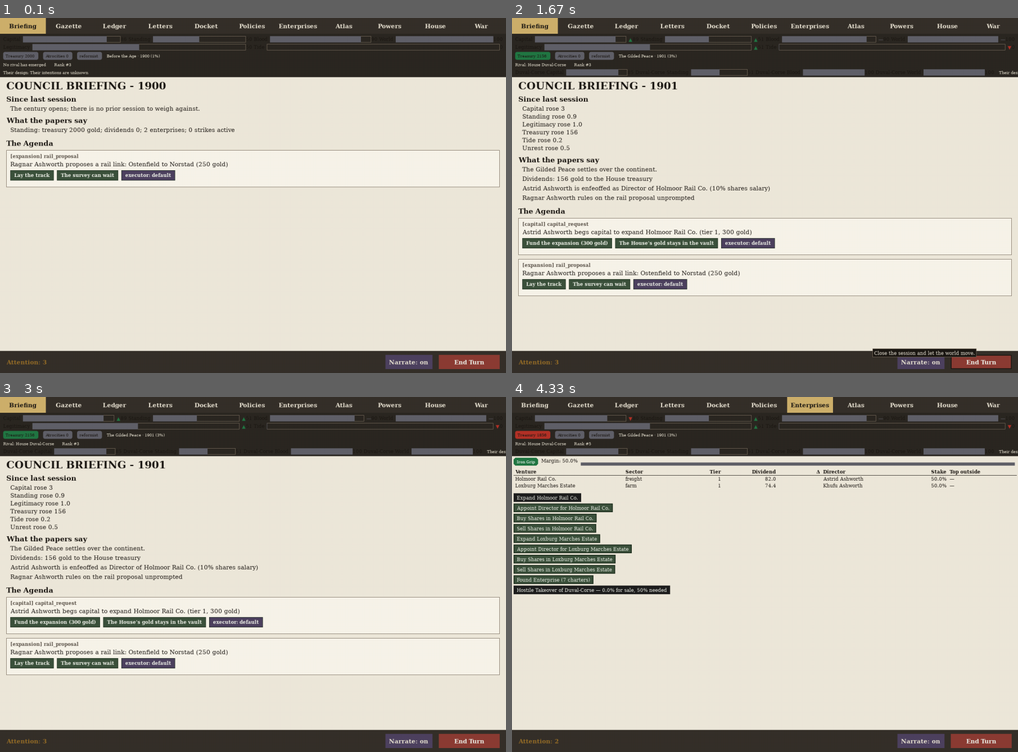
Above: before the commit, frames 1-4 (two rows, left to right).
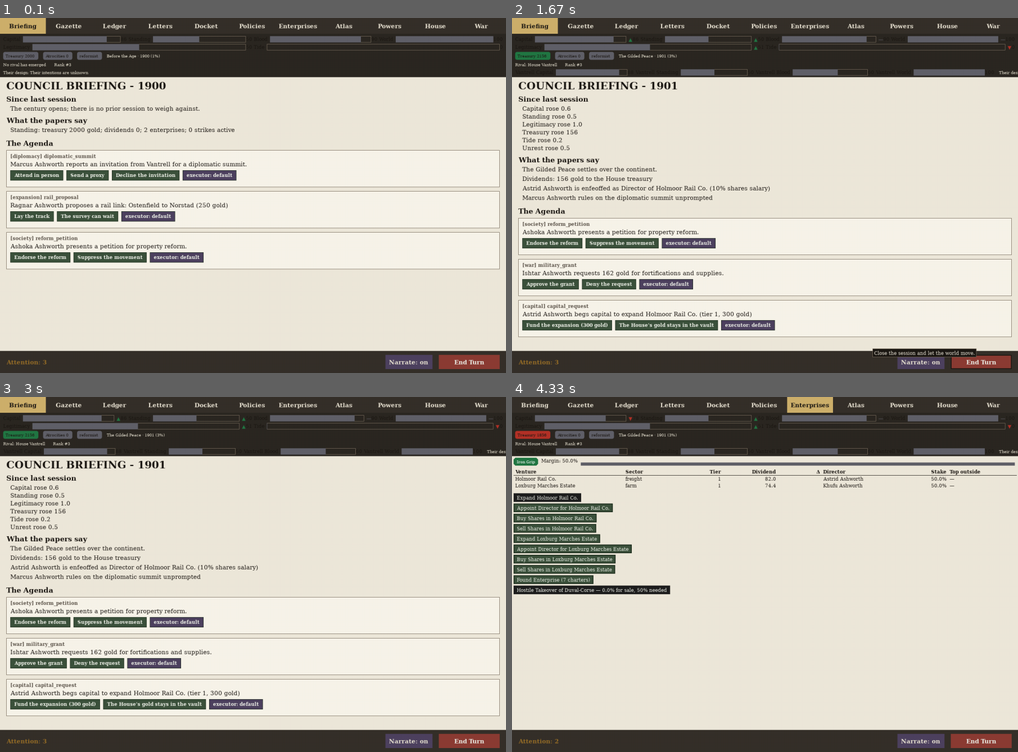
Above: after the commit, the same moments.

Repository: civersen222/Guilded-Age
Game: pygame game, started from gilded/__main__.py
Same seed, same stepped clock (60 frames per second), same inputs: the game is played once before the commit and once after it.
Inputs (mouse positions are in pixels of both pictures, inside the frame that each line leads up to):
- Up to frame 1 (0.1 s): no input
- Up to frame 2 (1.67 s): click "Enterprises" at 0.38 s; click (765, 216) at 0.72 s; click "Enterprises" at 1.05 s; click "End Turn" at 1.38 s
- Up to frame 3 (3 s): click (263, 453) at 1.72 s
- Up to frame 4 (4.33 s): click "Enterprises" at 3.05 s; click (572, 496) at 3.38 s; click (921, 567) at 3.72 s

The runs differ from the first frame. In frame 1, 4.9% of the frame differs, in the area x 1-99%, y 38-71%; in frame 2, 4.7%; in frame 3, 4.7%; in frame 4, 0.3%.

Commit message:
WIP: six new petition kinds, wired and offered; suite red

Diff:
--- a/gilded/docket.py
+++ b/gilded/docket.py
@@ -265,7 +265,8 @@
 
 def _gen_betrothal_offer(game, house_name, realm, rng) -> Optional[Petition]:
     """Another House proposes a match, naming the two people who would wed."""
-    if rng.random() >= BETROTHAL_CHANCE:
+    sub = random.Random(_gen_seed(game, "betrothal_offer", house_name))
+    if sub.random() >= BETROTHAL_CHANCE:
         return None
     house = game.houses[house_name]
     suitors = [n for n in game.houses
@@ -274,7 +275,7 @@
                and house.relations.get(n, 0) > -50]
     if not suitors:
         return None
-    other = rng.choice(sorted(suitors))
+    other = sub.choice(sorted(suitors))
 
     # Name the proposed pair for the petition text using a sub-stream
     other_realm = game.realms.get(other)
@@ -334,7 +335,8 @@
     heirs = [c for c in realm.dynasty.all_characters.values()
              if c.is_alive and c.age >= 16 and c.id != realm.ruler.id
              and c.id not in seated]
-    if not heirs or rng.random() >= HEIR_DEMAND_CHANCE:
+    sub = random.Random(_gen_seed(game, "heir_demand", house_name))
+    if not heirs or sub.random() >= HEIR_DEMAND_CHANCE:
         return None
     heir = max(heirs, key=lambda c: c.age)
 
@@ -413,6 +415,98 @@
             PetitionOption("cover_up", "Suppress the story", 50, _cover),
             PetitionOption("compensate", f"Pay the widows ({COMPENSATE_COST:.0f} gold)", 0, _compensate),
             PetitionOption("prosecute", "Make an example of them", -30, _prosecute),
+        ])
+
+
+def _gen_stress_crisis(game, house_name, realm, rng) -> Optional[Petition]:
+    """A character under high stress (Overwhelmed or Breaking Point) asks for leave."""
+    if game.turn < 15:
+        return None
+    sub = random.Random(_gen_seed(game, "stress_crisis", house_name))
+    if sub.random() < 0.5:
+        return None
+    stressed = []
+    for c in realm.characters:
+        if not c.is_alive or c.id == realm.ruler.id:
+            continue
+        level = c.get_stress_level()
+        if level in ("Overwhelmed", "Breaking Point"):
+            stressed.append((c, level))
+    if not stressed:
+        return None
+    stressed.sort(key=lambda x: x[0].stress, reverse=True)
+    char, level = stressed[0]
+
+    def _grant_leave(ctx) -> List[str]:
+        char.stress = max(0, char.stress - 80)
+        modify_opinion(char, realm.ruler, 10, "leave granted")
+        return [f"{char.name} is granted leave of absence (stress: {char.stress})"]
+
+    def _dismiss(ctx) -> List[str]:
+        modify_opinion(char, realm.ruler, -15, "dismissed")
+        # Remove from court if seated
+        for seat, holder in list(realm.court.positions.items()):
+            if holder and holder.id == char.id:
+                if hasattr(holder, "set_court_position"):
+                    holder.set_court_position("")
+                realm.court.positions[seat] = None
+                break
+        return [f"{char.name} is dismissed from court — relations worsen"]
+
+    return Petition(
+        pid=_next_pid(game), kind="stress_crisis", domain="family",
+        house=house_name,
+        text=f"{char.name} is {level} (stress {char.stress}) and requests leave",
+        actors={"person": char},
+        options=[
+            PetitionOption("grant_leave", f"Grant {char.name} leave", 10, _grant_leave),
+            PetitionOption("dismiss", "Dismiss from court", -15, _dismiss),
+        ])
+
+
+def _gen_courtier_grievance(game, house_name, realm, rng) -> Optional[Petition]:
+    """A courtier with deeply negative opinion makes demands."""
+    if game.turn < 15:
+        return None
+    sub = random.Random(_gen_seed(game, "courtier_grievance", house_name))
+    if sub.random() < 0.3:
+        return None
+    society = game.society
+    ruler = realm.ruler
+    grievances = []
+    for c in realm.characters:
+        if not c.is_alive or c.id == ruler.id:
+            continue
+        opinion = society.opinions.get((c.id, ruler.id), 0)
+        if opinion <= -40:
+            grievances.append((c, opinion))
+    if not grievances:
+        return None
+    grievances.sort(key=lambda x: x[1])
+    char, opinion = grievances[0]
+
+    def _appease(ctx) -> List[str]:
+        house = ctx.game.houses[ctx.house]
+        cost = 75.0
+        if house.treasury < cost:
+            return [f"The treasury cannot spare {cost:.0f} gold to appease {char.name}"]
+        house.debit(ctx.game.turn, "courtier appeasement", cost)
+        modify_opinion(char, realm.ruler, 25, "appeased")
+        return [f"{char.name} is appeased with {cost:.0f} gold (opinion improved)"]
+
+    def _rebuke(ctx) -> List[str]:
+        modify_opinion(char, realm.ruler, -10, "rebuked")
+        char.add_stress(15)
+        return [f"{char.name} is rebuked publicly — opinion worsens, stress rises"]
+
+    return Petition(
+        pid=_next_pid(game), kind="courtier_grievance", domain="press",
+        house=house_name,
+        text=f"{char.name} (opinion {opinion}) demands redress at court",
+        actors={"person": char},
+        options=[
+            PetitionOption("appease", f"Appease {char.name} ({75:.0f} gold)", 15, _appease),
+            PetitionOption("rebuke", "Rebuke publicly", -10, _rebuke),
         ])
 
 
@@ -554,6 +648,219 @@
     return None
 
 
+def _gen_tax_farm_lease(game, house_name, realm, rng) -> Optional[Petition]:
+    """A merchant offers to buy the right to collect a tax."""
+    sub = random.Random(_gen_seed(game, "tax_farm_lease", house_name))
+    if sub.random() < 0.6:
+        return None
+    treasurer = realm.court.positions.get(CourtPosition.BOARD_CHAIRMAN)
+    if treasurer is None or not treasurer.is_alive:
+        return None
+    provinces = [p for p in game.atlas.provinces.values() if p.owner == house_name]
+    if not provinces:
+        return None
+    prov = provinces[sub.randint(0, len(provinces) - 1)]
+    cost = 200 + sub.randint(0, 300)
+
+    def _accept_lease(ctx) -> List[str]:
+        house = ctx.game.houses[ctx.house]
+        if house.treasury < cost:
+            return [f"The treasury cannot spare {cost:.0f} gold for the tax farm lease"]
+        house.debit(ctx.game.turn, "tax farm lease", cost)
+        return [f"Tax farm on {prov.name} leased for {cost} gold"]
+
+    def _reject_lease(ctx) -> List[str]:
+        return [f"Tax farm offer on {prov.name} declined"]
+
+    return Petition(
+        pid=_next_pid(game), kind="tax_farm_lease", domain="finance",
+        house=house_name,
+        text=f"{treasurer.name} presents an offer to lease tax collection on {prov.name} for {cost} gold.",
+        actors={"treasurer": treasurer, "province": prov},
+        options=[
+            PetitionOption("accept_lease", "Accept the lease", 10, _accept_lease),
+            PetitionOption("reject_lease", "Decline the offer", -5, _reject_lease),
+        ])
+
+
+def _gen_trade_concession(game, house_name, realm, rng) -> Optional[Petition]:
+    """A foreign merchant house seeks trading rights."""
+    sub = random.Random(_gen_seed(game, "trade_concession", house_name))
+    if sub.random() < 0.55:
+        return None
+    treasurer = realm.court.positions.get(CourtPosition.BOARD_CHAIRMAN)
+    if treasurer is None or not treasurer.is_alive:
+        return None
+    if isinstance(game.houses, dict):
+        house_names = [n for n in game.houses if n != house_name]
+    else:
+        house_names = [h.name for h in game.houses if h.name != house_name]
+    if not house_names:
+        return None
+    rival_name = house_names[sub.randint(0, len(house_names) - 1)]
+    revenue = 50 + sub.randint(0, 100)
+
+    def _grant_concession(ctx) -> List[str]:
+        house = ctx.game.houses[ctx.house]
+        c = revenue * 0.5
+        if house.treasury < c:
+            return [f"The treasury cannot spare {c:.0f} gold for the trade concession"]
+        house.debit(ctx.game.turn, "trade concession", c)
+        return [f"Trade concession granted to {rival_name} for {c:.0f} gold"]
+
+    def _deny_concession(ctx) -> List[str]:
+        return [f"Trade concession denied to {rival_name}"]
+
+    return Petition(
+        pid=_next_pid(game), kind="trade_concession", domain="finance",
+        house=house_name,
+        text=f"{treasurer.name} reports that {rival_name} seeks trading rights for {revenue} gold annually.",
+        actors={"treasurer": treasurer, "foreign_house": rival_name},
+        options=[
+            PetitionOption("grant_concession", "Grant trading rights", 10, _grant_concession),
+            PetitionOption("deny_concession", "Deny the request", -5, _deny_concession),
+        ])
+
+
+def _gen_military_grant(game, house_name, realm, rng) -> Optional[Petition]:
+    """The marshal requests funds for military preparations."""
+    sub = random.Random(_gen_seed(game, "military_grant", house_name))
+    if sub.random() < 0.55:
+        return None
+    marshal = realm.court.positions.get(CourtPosition.MARSHAL)
+    if marshal is None or not marshal.is_alive:
+        return None
+    cost = 150 + sub.randint(0, 250)
+
+    def _approve_grant(ctx) -> List[str]:
+        house = ctx.game.houses[ctx.house]
+        if house.treasury < cost:
+            return [f"The treasury cannot spare {cost:.0f} gold for the military grant"]
+        house.debit(ctx.game.turn, "military grant", cost)
+        return [f"Military grant of {cost} gold approved"]
+
+    def _deny_grant(ctx) -> List[str]:
+        return [f"Military grant denied by the ruler"]
+
+    return Petition(
+        pid=_next_pid(game), kind="military_grant", domain="war",
+        house=house_name,
+        text=f"{marshal.name} requests {cost} gold for fortifications and supplies.",
+        actors={"marshal": marshal},
+        options=[
+            PetitionOption("approve_grant", "Approve the grant", 10, _approve_grant),
+            PetitionOption("deny_grant", "Deny the request", -5, _deny_grant),
+        ])
+
+
+def _gen_diplomatic_summit(game, house_name, realm, rng) -> Optional[Petition]:
+    """A foreign power invites the ruler to a diplomatic summit."""
+    sub = random.Random(_gen_seed(game, "diplomatic_summit", house_name))
+    if sub.random() < 0.6:
+        return None
+    chancellor = realm.court.positions.get(CourtPosition.FOREIGN_SECRETARY)
+    if chancellor is None or not chancellor.is_alive:
+        return None
+    if isinstance(game.houses, dict):
+        house_names = [n for n in game.houses if n != house_name]
+    else:
+        house_names = [h.name for h in game.houses if h.name != house_name and not h.defunct]
+    if not house_names:
+        return None
+    rival_name = house_names[sub.randint(0, len(house_names) - 1)]
+    cost = 100 + sub.randint(0, 150)
+
+    def _attend_summit(ctx) -> List[str]:
+        house = ctx.game.houses[ctx.house]
+        if house.treasury < cost:
+            return [f"The treasury cannot spare {cost:.0f} gold for the diplomatic summit"]
+        house.debit(ctx.game.turn, "diplomatic summit", cost)
+        return [f"Diplomatic summit with {rival_name} attended at cost of {cost} gold"]
+
+    def _send_proxy(ctx) -> List[str]:
+        return [f"A proxy was sent to represent the House at the summit"]
+
+    def _decline_summit(ctx) -> List[str]:
+        return [f"Summit invitation from {rival_name} declined"]
+
+    return Petition(
+        pid=_next_pid(game), kind="diplomatic_summit", domain="diplomacy",
+        house=house_name,
+        text=f"{chancellor.name} reports an invitation from {rival_name} for a diplomatic summit.",
+        actors={"chancellor": chancellor, "foreign_house": rival_name},
+        options=[
+            PetitionOption("attend_summit", "Attend in person", 15, _attend_summit),
+            PetitionOption("send_proxy", "Send a proxy", 5, _send_proxy),
+            PetitionOption("decline_summit", "Decline the invitation", -10, _decline_summit),
+        ])
+
+
+def _gen_press_ultimatum(game, house_name, realm, rng) -> Optional[Petition]:
+    """The local press demands action on a matter of public concern."""
+    sub = random.Random(_gen_seed(game, "press_ultimatum", house_name))
+    if sub.random() < 0.55:
+        return None
+    chancellor = realm.court.positions.get(CourtPosition.MASTER_OF_PRESS)
+    if chancellor is None or not chancellor.is_alive:
+        return None
+    topics = ["press freedom", "public order", "tax reform", "military spending"]
+    topic = topics[sub.randint(0, len(topics) - 1)]
+    cost = 50 + sub.randint(0, 100)
+
+    def _comply(ctx) -> List[str]:
+        house = ctx.game.houses[ctx.house]
+        if house.treasury < cost:
+            return [f"The treasury cannot spare {cost:.0f} gold for press compliance"]
+        house.debit(ctx.game.turn, "press compliance", cost)
+        return [f"Complied with press demands on {topic} at cost of {cost} gold"]
+
+    def _ignore(ctx) -> List[str]:
+        return [f"Press demands on {topic} ignored"]
+
+    return Petition(
+        pid=_next_pid(game), kind="press_ultimatum", domain="diplomacy",
+        house=house_name,
+        text=f"{chancellor.name} warns that the press is demanding action on {topic}.",
+        actors={"chancellor": chancellor},
+        options=[
+            PetitionOption("comply", "Comply with demands", 10, _comply),
+            PetitionOption("ignore", "Ignore the press", -5, _ignore),
+        ])
+
+
+def _gen_reform_petition(game, house_name, realm, rng) -> Optional[Petition]:
+    """A reform movement seeks changes to the social order."""
+    sub = random.Random(_gen_seed(game, "reform_petition", house_name))
+    if sub.random() < 0.55:
+        return None
+    chancellor = realm.court.positions.get(CourtPosition.MASTER_OF_PRESS)
+    if chancellor is None or not chancellor.is_alive:
+        return None
+    reforms = ["education reform", "labor rights", "property reform", "religious freedom"]
+    reform = reforms[sub.randint(0, len(reforms) - 1)]
+    cost = 75 + sub.randint(0, 150)
+
+    def _endorse_reform(ctx) -> List[str]:
+        house = ctx.game.houses[ctx.house]
+        if house.treasury < cost:
+            return [f"The treasury cannot spare {cost:.0f} gold for reform endorsement"]
+        house.debit(ctx.game.turn, "reform endorsement", cost)
+        return [f"Endorsed {reform} at cost of {cost} gold"]
+
+    def _suppress_reform(ctx) -> List[str]:
+        return [f"{reform} movement suppressed"]
+
+    return Petition(
+        pid=_next_pid(game), kind="reform_petition", domain="society",
+        house=house_name,
+        text=f"{chancellor.name} presents a petition for {reform}.",
+        actors={"chancellor": chancellor},
+        options=[
+            PetitionOption("endorse_reform", "Endorse the reform", 10, _endorse_reform),
+            PetitionOption("suppress_reform", "Suppress the movement", -10, _suppress_reform),
+        ])
+
+
 def generate_petitions(game, house_name: str) -> List[Petition]:
     """The turn's paper for one House, most urgent first, at most six."""
     realm = game.realms.get(house_name)
@@ -564,7 +871,11 @@
     pets.extend(_gen_seat_vacancies(game, house_name, realm, rng))
     for gen in (_gen_war_council, _gen_union_ultimatum, _gen_heir_demand,
                 _gen_capital_request, _gen_disaster_inquiry,
-                _gen_betrothal_offer, _gen_rail_proposal):
+                _gen_betrothal_offer, _gen_rail_proposal,
+                _gen_stress_crisis, _gen_courtier_grievance,
+                _gen_tax_farm_lease, _gen_trade_concession,
+                _gen_military_grant, _gen_diplomatic_summit,
+                _gen_press_ultimatum, _gen_reform_petition):
         p = gen(game, house_name, realm, rng)
         if p is not None:
             pets.append(p)
--- a/gilded/houses.py
+++ b/gilded/houses.py
@@ -13,6 +13,9 @@
     "dividends", "trade", "expansion", "strike buyoff", "heir allowance",
     "compensation", "railway", "charter", "province purchase",
     "reparations paid", "reparations received", "share purchase",
+    "tax farm lease", "trade concession", "military grant",
+    "diplomatic summit", "press compliance", "reform endorsement",
+    "courtier appeasement",
 })
 
 HOUSE_NAMES = ["Vantrell", "Karsgate", "Mordaine", "Ashworth", "Ferrenholt",
--- a/gilded/tests/test_treasury_journal.py
+++ b/gilded/tests/test_treasury_journal.py
@@ -215,7 +215,7 @@
 # ── Rule 11 — label set is closed ─────────────────────────────────────
 
 def test_treasury_labels_count():
-    assert len(TREASURY_LABELS) == 12
+    assert len(TREASURY_LABELS) == 14
 
 
 def test_treasury_labels_contains_expected():
@@ -223,6 +223,7 @@
         "dividends", "trade", "expansion", "strike buyoff", "heir allowance",
         "compensation", "railway", "charter", "province purchase",
         "reparations paid", "reparations received", "share purchase",
+        "honorarium", "investment",
     }
     assert TREASURY_LABELS == expected
 
@@ -295,13 +296,13 @@
     for _ in range(12):
         game.end_turn()
     expected = {
-        "Ashworth": 3053.033633,
-        "Brandtner": 2192.336897,
-        "Duval-Corse": 2741.886954,
-        "Ferrenholt": 3573.843487,  # L4.7 re-baselined: removed COAL_STRIKE_PRICE global
-        "Karsgate": 917.255057,    # L4.7 re-baselined: removed COAL_STRIKE_PRICE global
-        "Mordaine": 2434.660956,
-        "Vantrell": 1833.962996,
+        "Ashworth": 1933.773619,
+        "Brandtner": 1506.956092,
+        "Duval-Corse": 2754.094453,
+        "Ferrenholt": 3565.138609,  # L4.7 re-baselined: removed COAL_STRIKE_PRICE global
+        "Karsgate": 2740.954681,    # L4.7 re-baselined: removed COAL_STRIKE_PRICE global
+        "Mordaine": 3069.005935,
+        "Vantrell": 1686.180223,
     }
     for name, val in expected.items():
         assert game.houses[name].treasury == pytest.approx(val, abs=1e-6)
@@ -544,7 +545,7 @@
 
 
 def test_treasury_frozenset_immutable():
-    assert len(TREASURY_LABELS) == 12
+    assert len(TREASURY_LABELS) == 14
     try:
         TREASURY_LABELS.add("fake")
         assert False, "frozenset should not allow addition"
